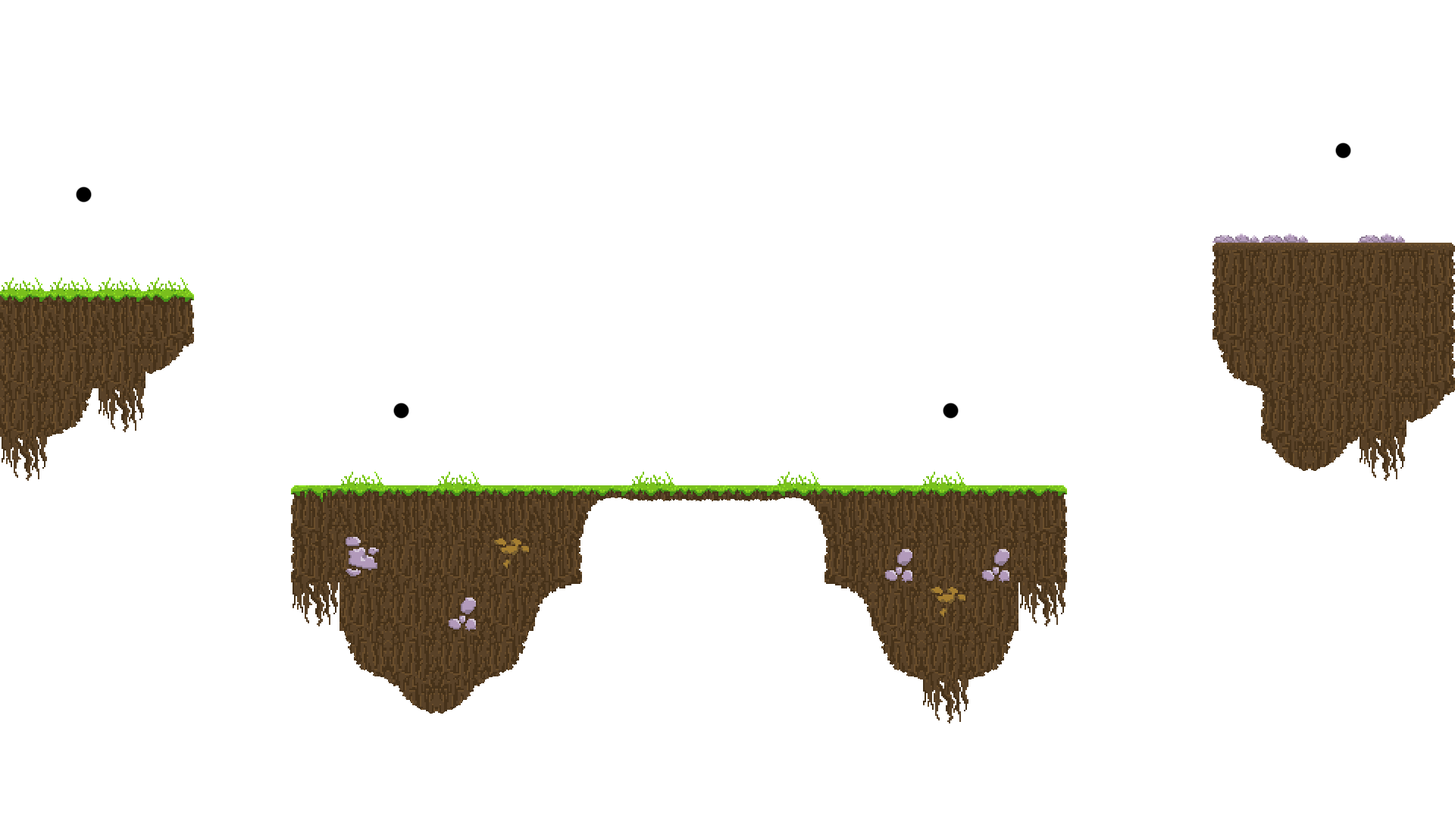
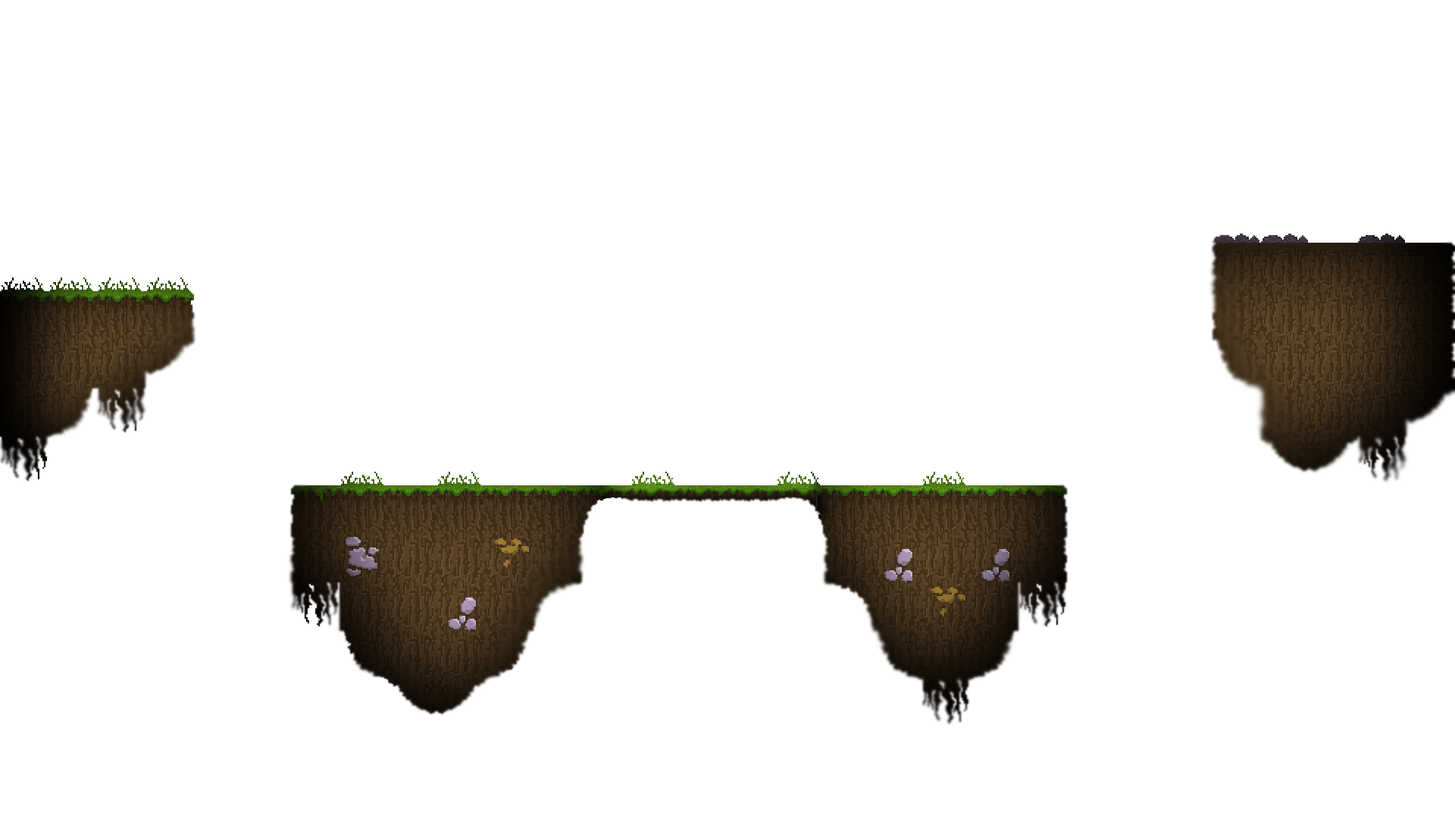
Comparing the layer stacks of the two 1455 × 819 images. Changes:
hid group "Spawnpoints" (4 layers) over [75, 141, 1353, 420]
renamed "Ebene 1" to "Brücke", painted on it over [0, 233, 1455, 724]
added layer "Rechts oben" above "Ebene 3" over [1208, 233, 1455, 484]
added layer "Ebene 3" above "Rechts" over [813, 481, 837, 532]
added layer "Rechts" above "Links" over [817, 471, 1070, 726]
added layer "Links" above "Links oben" over [287, 471, 603, 716]
added layer "Links oben" above "Ebene 2" over [0, 277, 198, 483]
